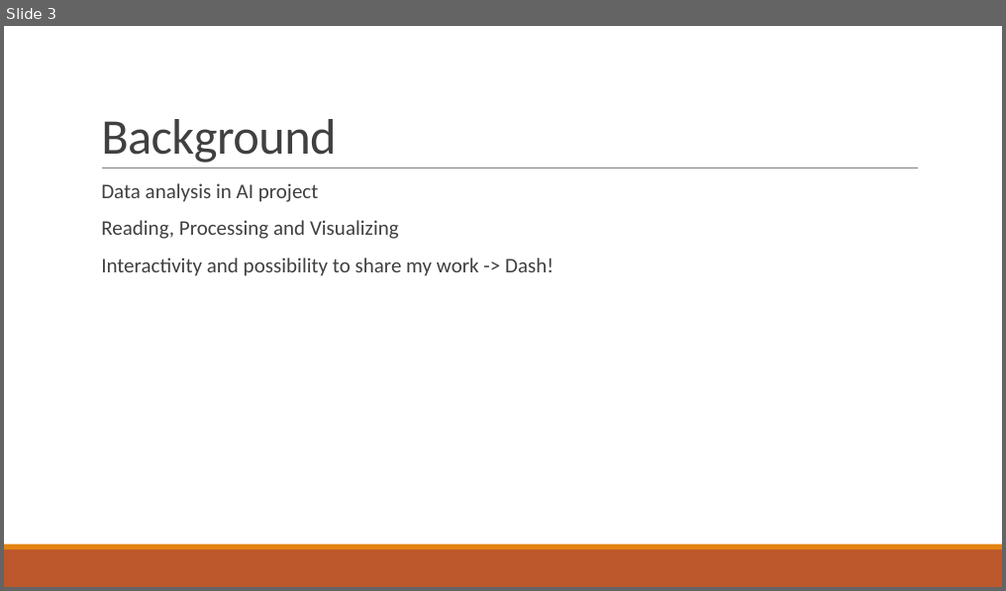
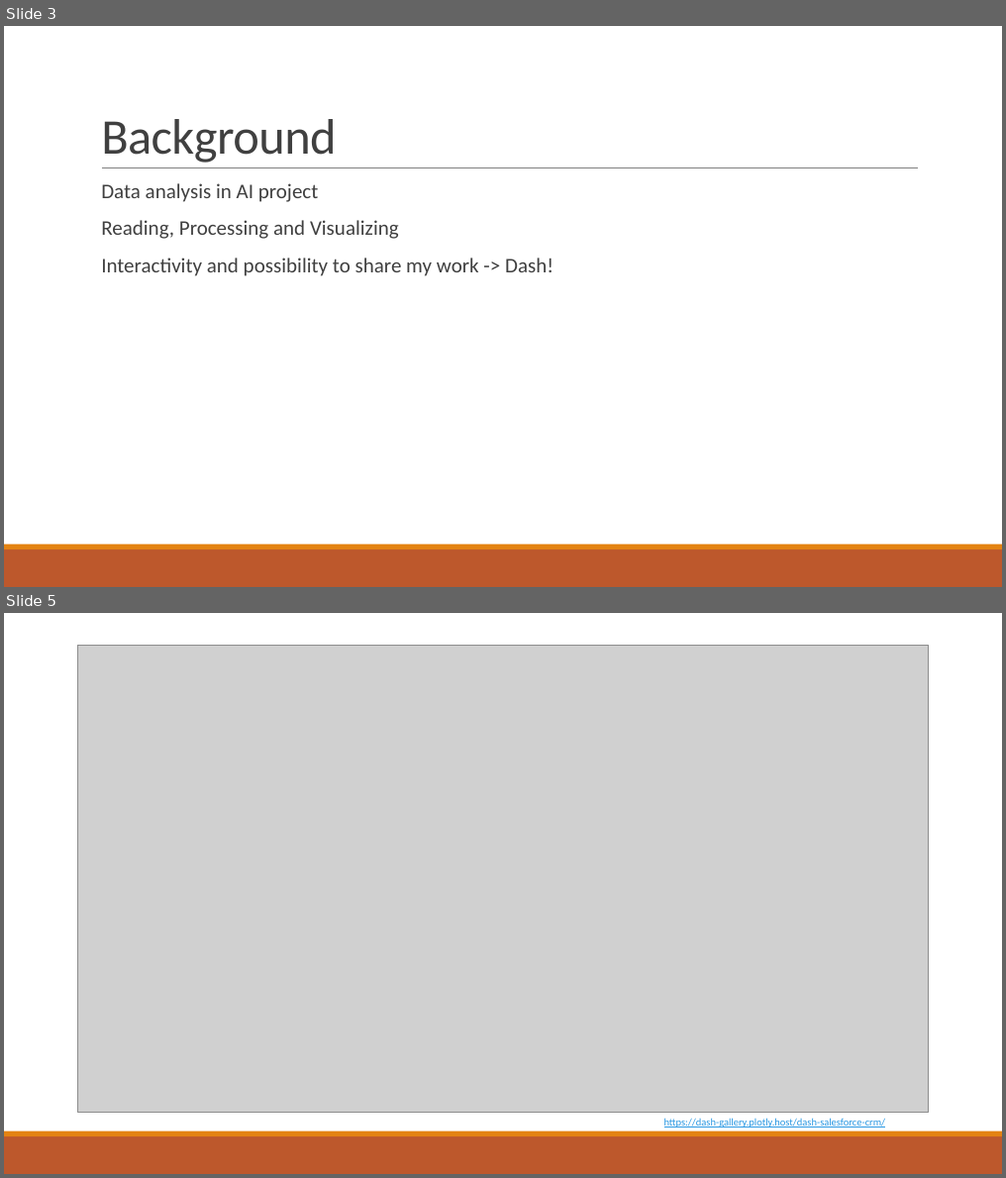
Before and after one commit to mariamarkovska/dash-workshop-20191204, a slide deck: dash_presentation.pptx. Shown one above the other, each under a label of ours: slide 3 before the commit, slides 3 and 5 after it; the slides between them are not shown. The pictures are 1006x591 and 1006x1178 pixels, drawn with LibreOffice and Linux fonts; fonts in the diff are those of the drawing; grey boxes stand for pictures. Boxes give left, top, right and bottom in pixels: in the first picture for what was removed or moved away, otherwise in the second. Text is boxed around its words. In the diff, an @@ line names an element or a change of style, - is before the commit and + after.

```diff
--- a/dash_presentation.pptx
+++ b/dash_presentation.pptx
@@ slide 5 added at box(4, 613, 1002, 1174), background #FFFFFF; not listed: 2 template elements that a slide beside it also shows @@
@@ picture added at box(77, 646, 929, 1113) @@
@@ text added at box(664, 1118, 886, 1128), 10 pt, text #2998E3, underline @@
+https://dash-gallery.plotly.host/dash-salesforce-crm/
```
Also in this commit, not shown: 2 slides changed.
